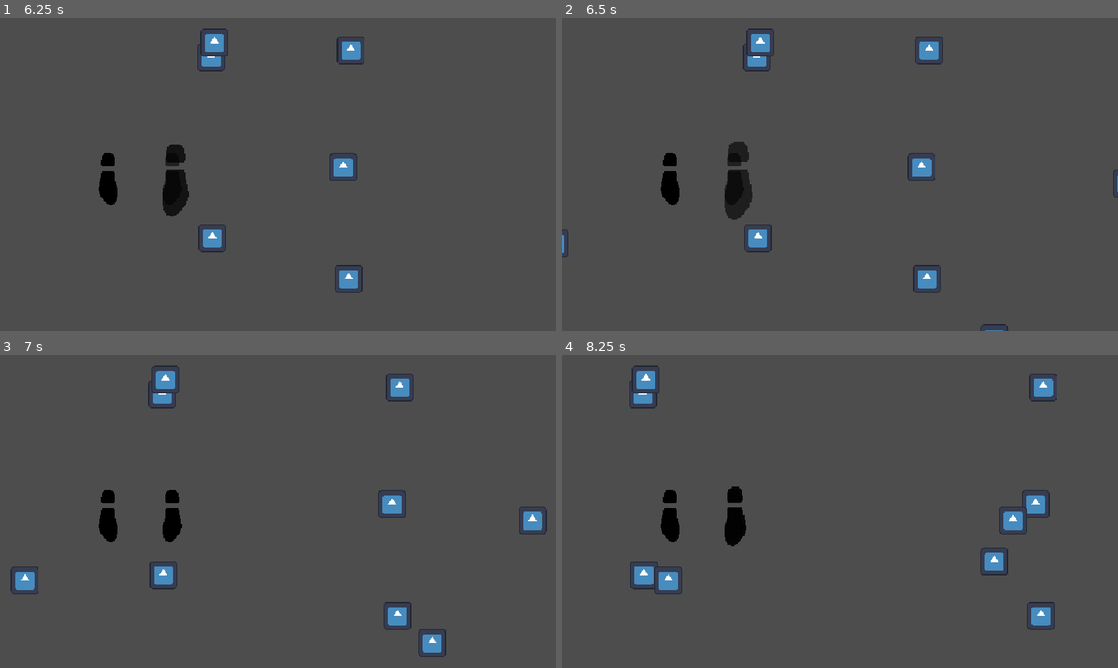
Above: before the commit, frames 1-4 (two rows, left to right).
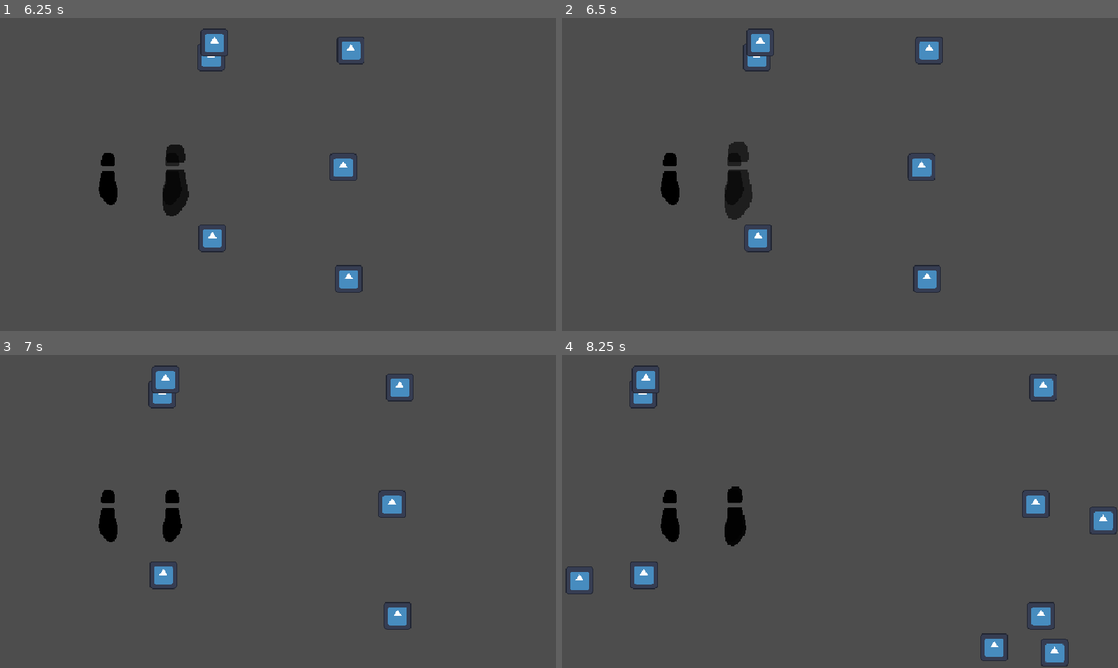
Above: after the commit, the same moments.

Repository: Burger-Bois/ld56
Game: Godot game, scene res://src/main.tscn
Two runs of this game, one before a commit and one after it. Both use one fixed random seed, a clock stepped at 60 frames per second and the inputs below. The engine's default icon, where the game draws it, is replaced by a stand-in: a white triangle on a blue panel in a dark square.
Inputs:
- Up to frame 1 (6.25 s): tap Enter at 0.5 s; hold D (right) 0.53-1.28 s; hold S (backward) 1.28-2.03 s; hold D (right) 2.03-2.78 s; hold W (forward) 2.78-3.53 s; hold A (left) 3.53-5.03 s; hold S (backward) 5.03-5.78 s; hold D (right) from 5.78 s (still down)
- Up to frame 2 (6.5 s): keep holding D (right)
- Up to frame 3 (7 s): release D (right) at 6.53 s; hold W (forward) from 6.53 s (still down)
- Up to frame 4 (8.25 s): release W (forward) at 7.28 s; hold D (right) 7.28-8.03 s; hold S (backward) from 8.03 s (still down)

Frame 1 is identical in both runs. In frame 2, less than 0.1% of the frame differs, in the area x 0-100%, y 48-100%; in frame 3, 0.7%; in frame 4, 1.8%.

Commit message:
Add enemy deletion

Diff:
--- a/project.godot
+++ b/project.godot
@@ -52,6 +52,7 @@
 2d_physics/layer_2="walls"
 2d_physics/layer_3="enemy"
 2d_physics/layer_4="bullet"
+2d_physics/layer_5="enemy_boundary"
 
 [rendering]
 
--- a/src/enemy.gd
+++ b/src/enemy.gd
@@ -12,10 +12,10 @@
 	move_and_slide()
 
 
-func _on_visible_on_screen_notifier_2d_screen_exited() -> void:
+func hit():
+	print("ouchy, I've been hit: " + name)
 	queue_free()
 
 
-func hit():
-	print("ouchy, I've been hit: " + name)
+func remove():
 	queue_free()
--- a/src/enemy.tscn
+++ b/src/enemy.tscn
@@ -6,11 +6,15 @@
 [sub_resource type="RectangleShape2D" id="RectangleShape2D_bbvrk"]
 size = Vector2(32, 32)
 
+[sub_resource type="RectangleShape2D" id="RectangleShape2D_s66oi"]
+size = Vector2(32, 32)
+
 [node name="Enemy" type="CharacterBody2D"]
 collision_layer = 4
 collision_mask = 0
 motion_mode = 1
 script = ExtResource("1_h6464")
+metadata/_edit_vertical_guides_ = [-90.0]
 
 [node name="Sprite2D" type="Sprite2D" parent="."]
 scale = Vector2(0.25, 0.25)
@@ -21,4 +25,11 @@
 
 [node name="VisibleOnScreenNotifier2D" type="VisibleOnScreenNotifier2D" parent="."]
 
-[connection signal="screen_exited" from="VisibleOnScreenNotifier2D" to="." method="_on_visible_on_screen_notifier_2d_screen_exited"]
+[node name="Hitbox" type="Area2D" parent="."]
+collision_layer = 0
+collision_mask = 16
+
+[node name="CollisionShape2D" type="CollisionShape2D" parent="Hitbox"]
+shape = SubResource("RectangleShape2D_s66oi")
+
+[connection signal="area_entered" from="Hitbox" to="." method="remove" unbinds=1]
--- a/src/stage.tscn
+++ b/src/stage.tscn
@@ -9,6 +9,17 @@
 "points": PackedVector2Array(0, 0, 0, 0, -64, -64, 0, 0, 0, 0, 704, -64, 0, 0, 0, 0, 704, 416, 0, 0, 0, 0, -64, 416, 0, 0, 0, 0, -64, -64)
 }
 point_count = 5
+
+[sub_resource type="WorldBoundaryShape2D" id="WorldBoundaryShape2D_p5ihn"]
+normal = Vector2(0, 1)
+
+[sub_resource type="WorldBoundaryShape2D" id="WorldBoundaryShape2D_0qfqy"]
+
+[sub_resource type="WorldBoundaryShape2D" id="WorldBoundaryShape2D_8tb5v"]
+normal = Vector2(1, 0)
+
+[sub_resource type="WorldBoundaryShape2D" id="WorldBoundaryShape2D_0056x"]
+normal = Vector2(-1, 0)
 
 [node name="Stage" type="Node2D"]
 script = ExtResource("1_x0yvg")
@@ -26,4 +37,24 @@
 [node name="EnemySpawnLocation" type="PathFollow2D" parent="EnemyPath"]
 position = Vector2(-64, -64)
 
+[node name="EnemyBoundaryTop" type="Area2D" parent="."]
+position = Vector2(60, -130)
+collision_layer = 16
+collision_mask = 0
+
+[node name="CollisionShape2D" type="CollisionShape2D" parent="EnemyBoundaryTop"]
+shape = SubResource("WorldBoundaryShape2D_p5ihn")
+
+[node name="CollisionShape2D2" type="CollisionShape2D" parent="EnemyBoundaryTop"]
+position = Vector2(-17, 595)
+shape = SubResource("WorldBoundaryShape2D_0qfqy")
+
+[node name="CollisionShape2D3" type="CollisionShape2D" parent="EnemyBoundaryTop"]
+position = Vector2(-186, 308)
+shape = SubResource("WorldBoundaryShape2D_8tb5v")
+
+[node name="CollisionShape2D4" type="CollisionShape2D" parent="EnemyBoundaryTop"]
+position = Vector2(700, 262)
+shape = SubResource("WorldBoundaryShape2D_0056x")
+
 [connection signal="timeout" from="EnemyTimer" to="." method="_on_enemy_timer_timeout"]
Not shown: 1 places in src/enemy.tscn that only renumber resources
Not shown: 1 places in src/stage.tscn that only renumber resources
